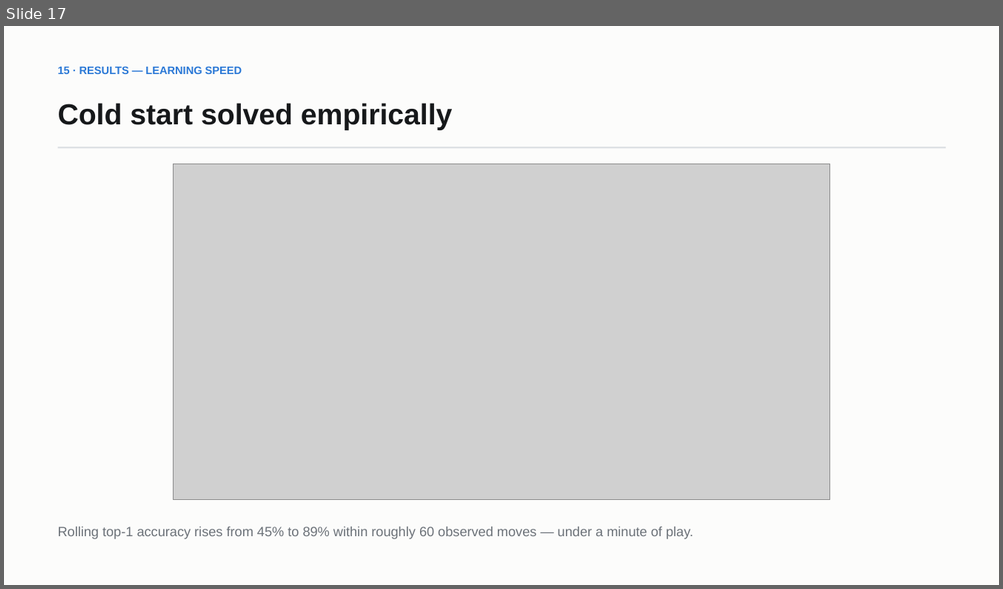
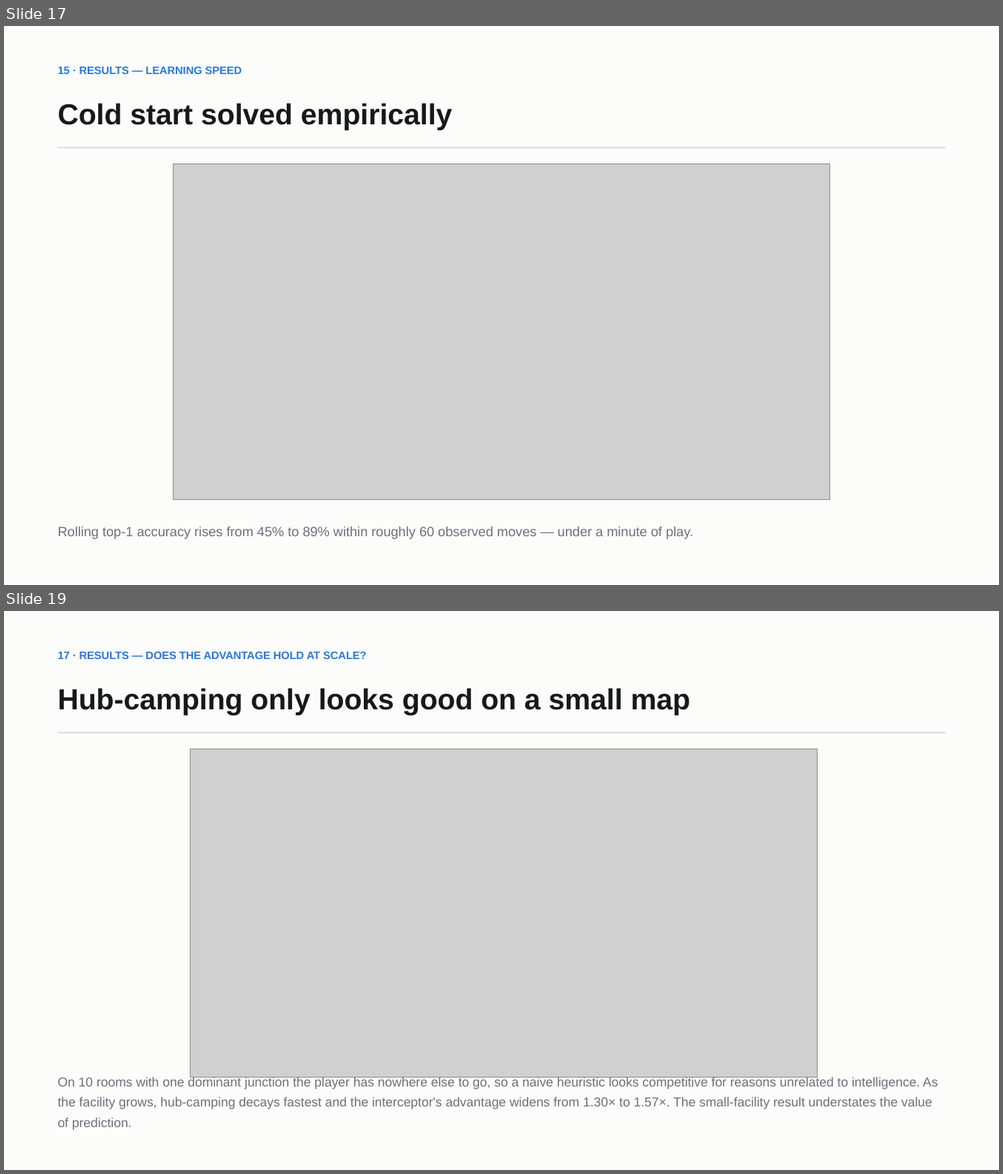
Before and after one commit to Sh1v4mKum4r/parity, a slide deck: docs/PARITY-review-deck.pptx. Shown one above the other, each under a label of ours: slide 17 before the commit, slides 17 and 19 after it; the slides between them are not shown. The pictures are 1003x589 and 1003x1174 pixels, drawn with LibreOffice and Linux fonts; fonts in the diff are those of the drawing; grey boxes stand for pictures. Boxes give left, top, right and bottom in pixels: in the first picture for what was removed or moved away, otherwise in the second. Text is boxed around its words. In the diff, an @@ line names an element or a change of style, - is before the commit and + after.

Commit message:
Fix naive interception and measure how prediction scales with facility size
The pursuit director aimed at the room the player would enter next, but the entity
also moves one room per step, so that room was usually unreachable in time and it
chased perpetually a step behind. InterceptDirector rolls the model forward five
steps and picks the earliest predicted room it can reach no later than the player,
weighted by the probability they stay on that path.

- E4: 364 -> 390 captures/1000 from the same model, used properly
- E7 (new): the advantage over hub-camping widens from 1.30x at 10 rooms to 1.57x
  at 32. Hub-camping was only competitive because the map was small, so the
  ten-room result understated the value of prediction
- New scaling figure and slide; deck now 26 slides
- Report sections 5.3-5.8 renumbered; all numbers regenerated from metrics.json

```diff
--- a/docs/PARITY-review-deck.pptx
+++ b/docs/PARITY-review-deck.pptx
@@ slide 19 added at box(4, 611, 999, 1170), background #FCFCFB @@
@@ text added at box(58, 651, 366, 659), 10.5 pt, text #2A78D6, bold @@
+17 · RESULTS — DOES THE ADVANTAGE HOLD AT SCALE?
@@ text added at box(58, 688, 691, 715), 28 pt, text #16181A, bold @@
+Hub-camping only looks good on a small map
@@ rectangle added at box(58, 732, 945, 733), fill #D8DCE0 @@
@@ picture added at box(190, 749, 817, 1077) @@
@@ text added at box(58, 1077, 937, 1130), 12.5 pt, text #6B7178 @@
+On 10 rooms with one dominant junction the player has nowhere else to go, so a naive heuristic looks competitive for reasons unrelated to intelligence. As the facility grows, hub-camping decays fastest and the interceptor's advantage widens from 1.30× to 1.57×. The small-facility result understates the value of prediction.
```
Also in this commit, not shown: 7 slides changed, 1 other slide added, 1 slide removed, 10 other files.
